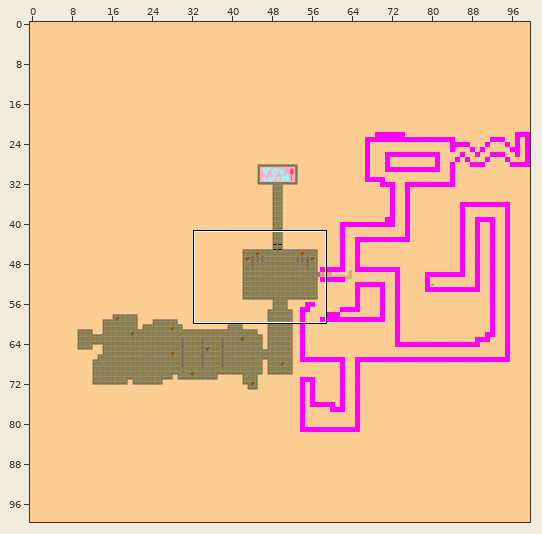
Two states of a Tiled map, resources/maps/level0.tmx. Above: a wide view before the commit, with the close-up outlined.
Close-up. As it was:
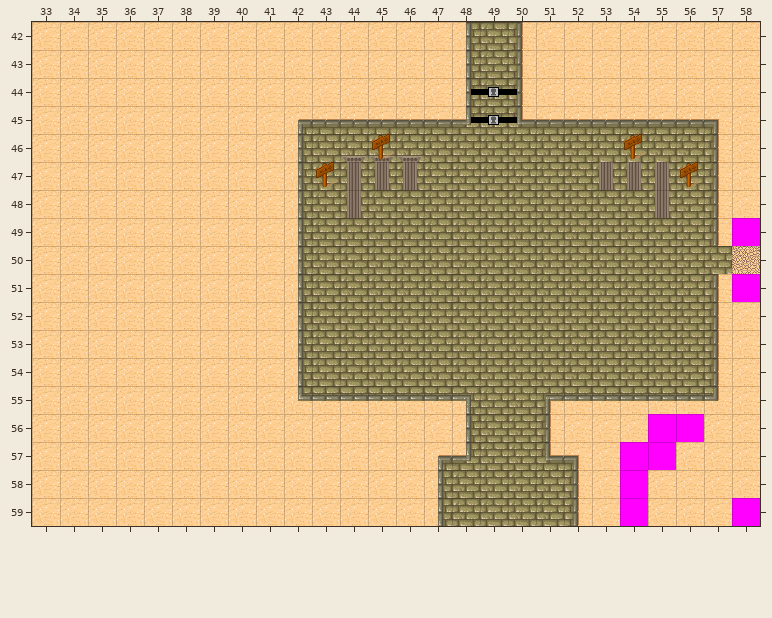
Cells are 32x32 px. Shown: x 33..58, y 42..59. The commit also changed other parts of the map, which this record leaves out.
And afterwards:
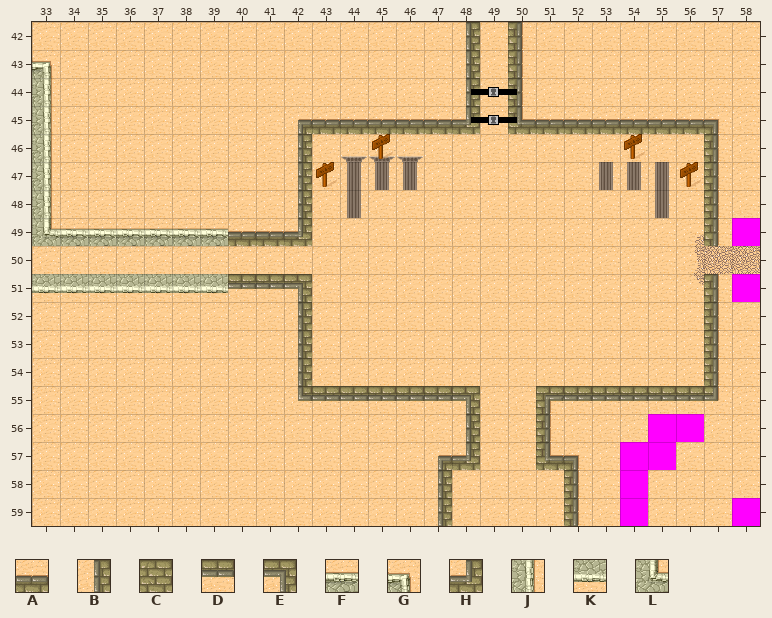
Key: from "tmw_desert_spacing": A 1, B 11, C 12, D 23, E 26, F 34, G 35, H 37, J 46, K 56, L 58.
_ is an empty cell, # one hidden under a higher layer, . an unchanged one.
Changes in this commit:
--- layer "Floor" (now hidden)
@@ x 42..57 @@
-42 .......C........
-43 .......C........
-44 .......C........
-45 .......C........
-46 .CCCCCCCCCCCCCC.
-47 .CCCCCCCCCCCCCC.
-48 .CCCCCCCCCCCCCC.
-49 .CCCCCCCCCCCCCC.
-50 #CCCCCCCCCCCCCCC
-51 .CCCCCCCCCCCCCC.
-52 .CCCCCCCCCCCCCC.
-53 .CCCCCCCCCCCCCC.
-54 .CCCCCCCCCCCCCC.
-55 .......CC.......
-56 .......CC.......
-57 .......CC.......
-58 ......CCCC......
-59 ......CCCC......
+42 ......._........
+43 ......._........
+44 ......._........
+45 ......._........
+46 .______________.
+47 .______________.
+48 .______________.
+49 .______________.
+50 ________________
+51 .______________.
+52 .______________.
+53 .______________.
+54 .______________.
+55 .......__.......
+56 .......__.......
+57 .......__.......
+58 ......____......
+59 ......____......
--- layer "Walls"
@@ x 33..42 @@
-43 _.........
-44 _.........
-45 _.........
-46 _.........
-47 _.........
-48 _.........
-49 _________B
-50 .........B
-51 _________B
+43 G.........
+44 J.........
+45 J.........
+46 J.........
+47 J.........
+48 J.........
+49 LFFFFFFAAH
+50 ........._
+51 KKKKKKKDDE
Boxes around the changes in both close-ups, in picture pixels (x1, y1, x2, y2):
changed: (32, 22, 732, 526)
